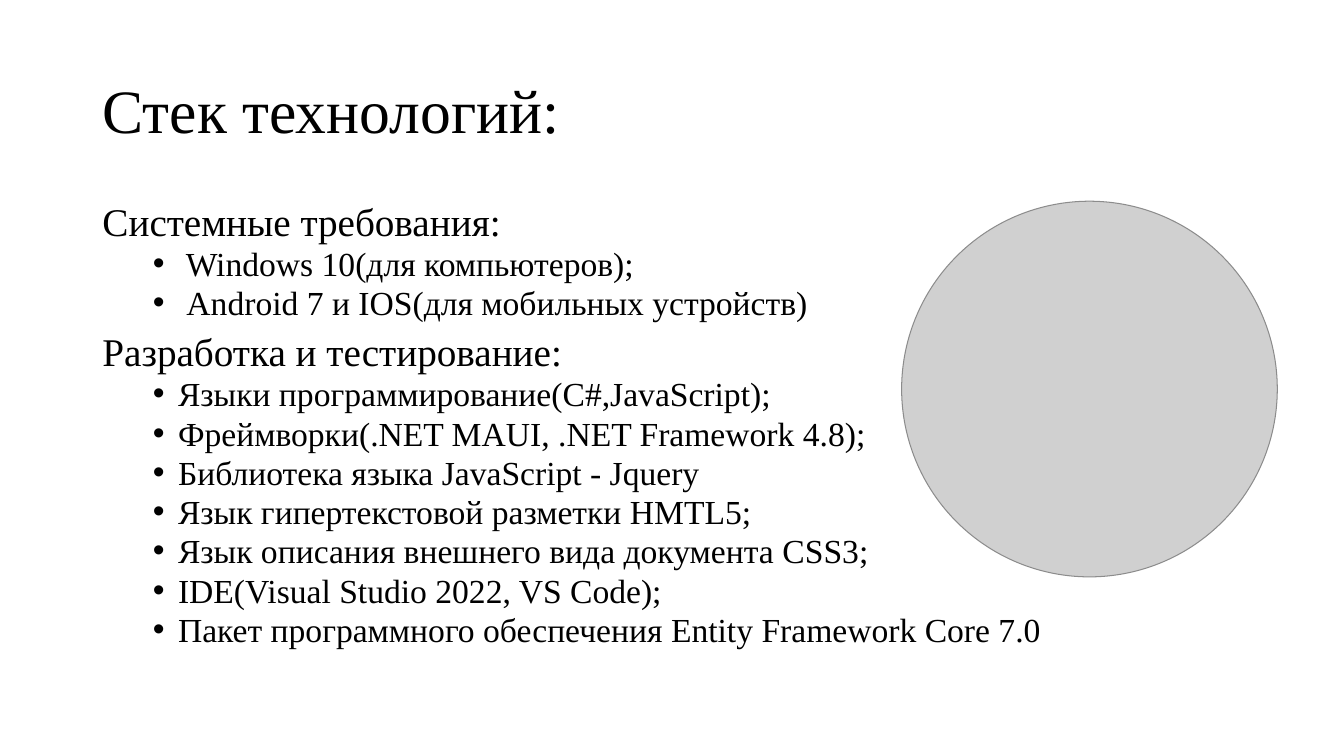
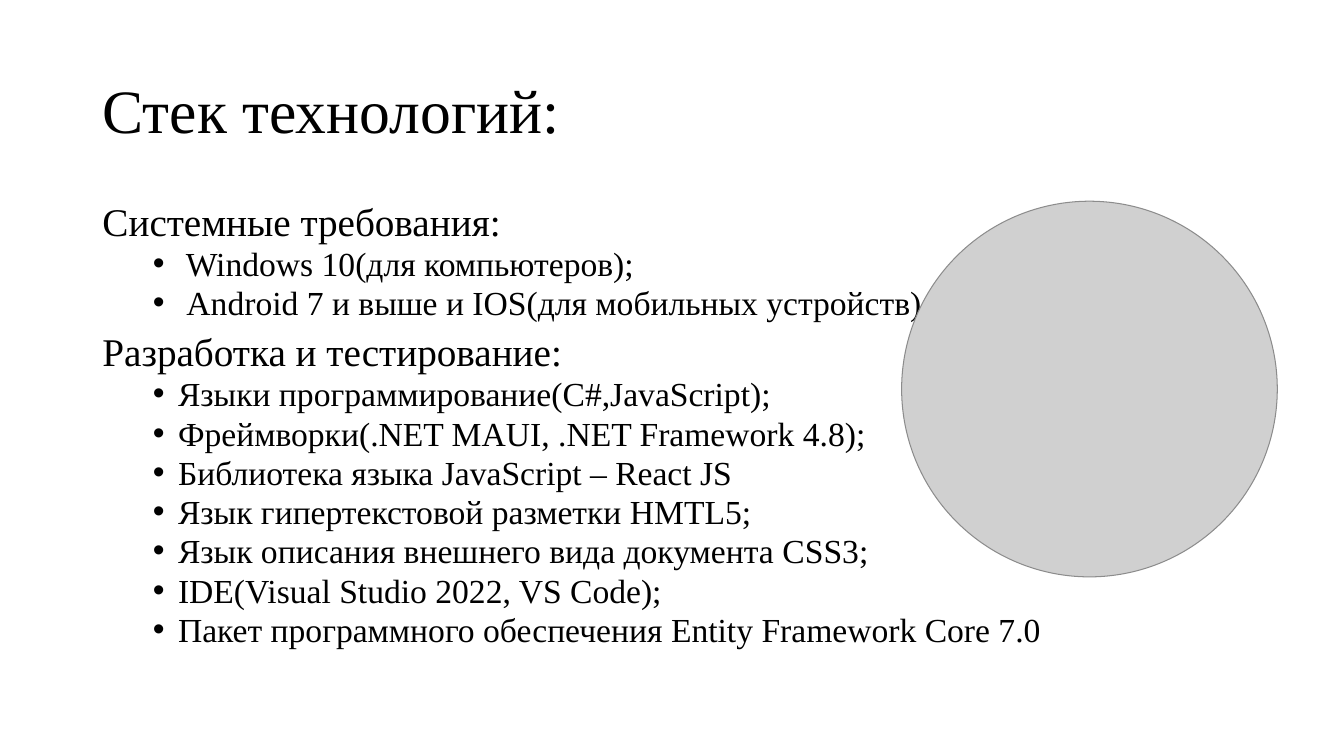
Before and after one commit to Evgenij1234/Project-for-BPC-21-011, a slide deck: slide 10 of FirstPlayer.pptx. Drawn at 1344x756 pixels with LibreOffice and Linux fonts; fonts in the diff are those of the drawing; grey boxes stand for pictures; background and template pictures are left out. Boxes give left, top, right and bottom in pixels: in the first picture for what was removed or moved away, otherwise in the second. Text is boxed around its words. In the diff, an @@ line names an element or a change of style, - is before the commit and + after.

```diff
--- a/FirstPlayer.pptx
+++ b/FirstPlayer.pptx
@@ text at [186, 291, 921, 322]: text changed @@
-  • Android 7 и IOS(для мобильных устройств)
+  • Android 7 и выше и IOS(для мобильных устройств)
@@ text at [178, 461, 732, 491]: text changed @@
-  • Библиотека языка JavaScript - Jquery
+  • Библиотека языка JavaScript – React JS
```
Also in this commit, not shown: 6 other slides changed.
